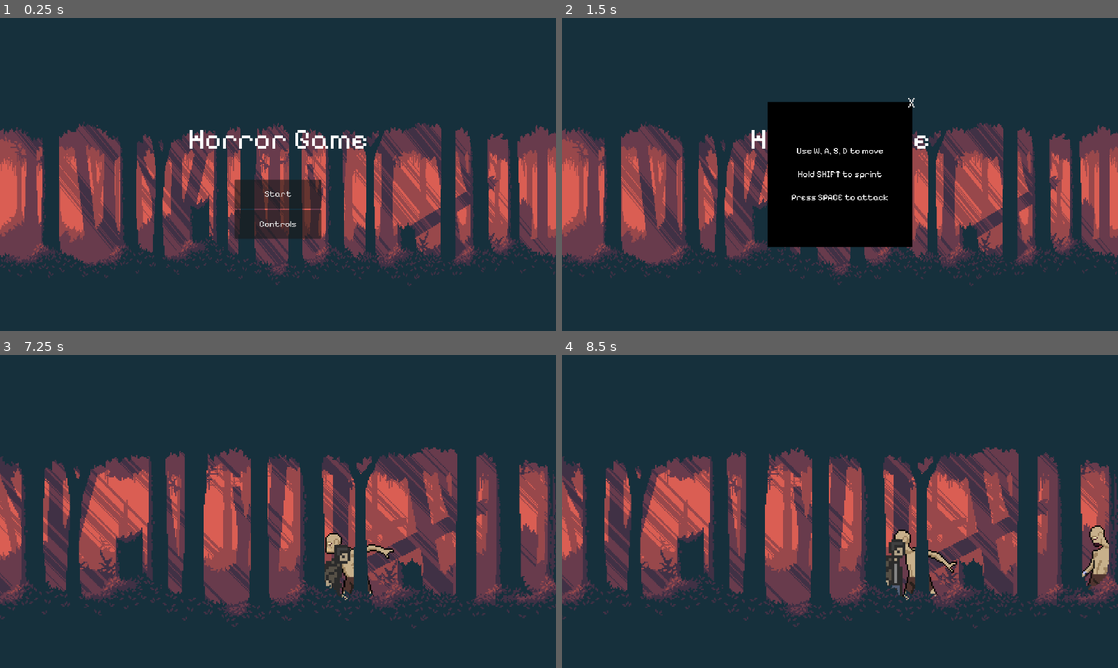
Above: before the commit, frames 1-4 (two rows, left to right).
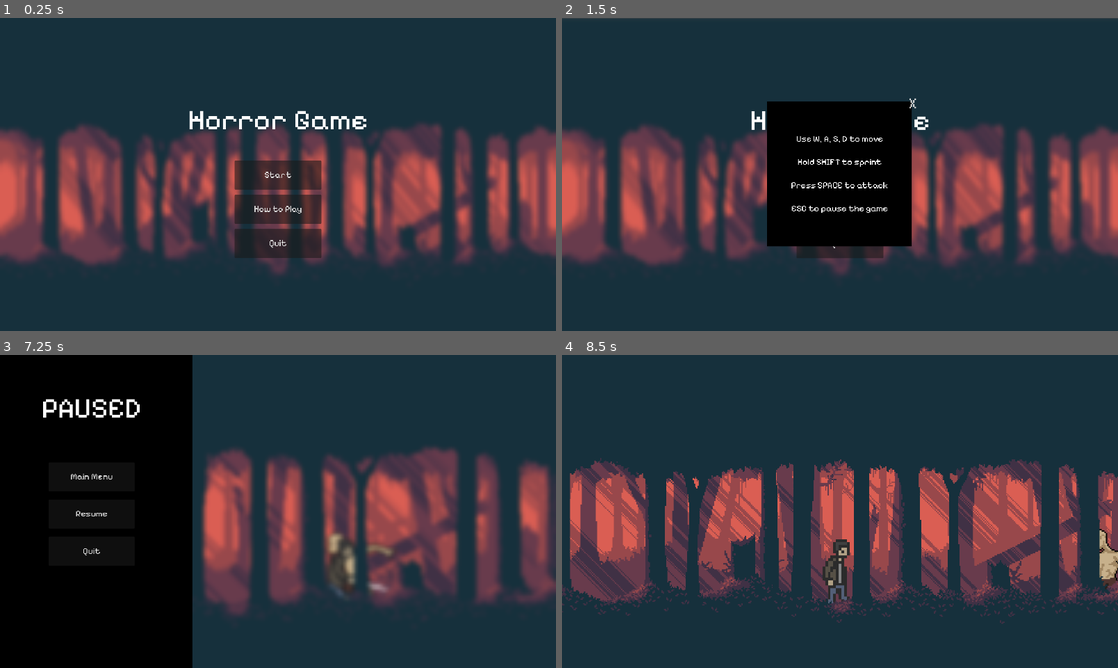
Above: after the commit, the same moments.

Repository: darias-montesino-web/Horror-Game
Game: Godot game, scene res://Scenes/title_screen.tscn
Two runs of this game, one before a commit and one after it. Both use one fixed random seed, a clock stepped at 60 frames per second and the inputs below.
Inputs (mouse positions are in pixels of both pictures, inside the frame that each line leads up to):
- Up to frame 1 (0.25 s): no input
- Up to frame 2 (1.5 s): click "Controls" (after the commit: "How to Play") at 0.5 s; click "Controls" (after the commit: "How to Play") at 1.25 s
- Up to frame 3 (7.25 s): click "X" at 2 s; click "Start" at 2.75 s; tap Enter (ui_accept) at 3.5 s; hold D (right) 3.53-5.03 s; tap Space (attack) at 3.6, 4.35, 5.3, 5.85, 6.6 s; tap W (jump) at 3.77, 4.52, 6.02, 6.77 s; hold A (left) 5.03-5.78 s; hold Shift (run) 5.03-5.78 s; hold D (right) from 5.78 s (still down); tap Escape (pause, bound only after the commit) at 7.15 s
- Up to frame 4 (8.5 s): release D (right) at 7.25 s; click (650, 477) at 7.25 s, where only the run after the commit has a clickable "Main Menu"; click (840, 511) at 8 s, where only the run after the commit has a clickable "Start"

The runs differ from the first frame. In frame 1, 13% of the frame differs, in the area x 0-100%, y 29-86%; in frame 2, 11%; in frame 3, 42%, in the area x 0-100%, y 0-100%; in frame 4, 39%.

Commit message:
Added a working pause menu and updated title screen
the main scene doesn't start again after going from the initial pause menu back to the main menu to start the game again. only works when pausing and then unpausing.

Diff:
--- /dev/null
+++ b/Game_Files/horror-game/Assets/title_screen.gdshader
@@ -0,0 +1,14 @@
+shader_type canvas_item;
+
+uniform sampler2D screen_texture : hint_screen_texture, filter_linear_mipmap;
+uniform float amount: hint_range(0.0, 3);
+
+void fragment() {
+vec4 color = textureLod(screen_texture, SCREEN_UV, amount);
+COLOR = color;
+}
+
+//void light() {
+//	// Called for every pixel for every light affecting the CanvasItem.
+//	// Uncomment to replace the default light processing function with this one.
+//}
--- a/Game_Files/horror-game/Scenes/MainScene.tscn
+++ b/Game_Files/horror-game/Scenes/MainScene.tscn
@@ -1,9 +1,10 @@
-[gd_scene load_steps=9 format=3 uid="uid://csj367gaq7qw6"]
+[gd_scene load_steps=10 format=3 uid="uid://csj367gaq7qw6"]
 
 [ext_resource type="PackedScene" uid="uid://c6q5dg6oain2j" path="res://Scenes/Player.tscn" id="1_hpc76"]
 [ext_resource type="Script" uid="uid://08cwwwdps7d5" path="res://Scenes/main_scene.gd" id="1_q68mp"]
 [ext_resource type="Texture2D" uid="uid://blxjsvbtpxsja" path="res://Assets/ParallaxBG_Assets/parallax-demon-woods-bg.png" id="1_y4jh7"]
 [ext_resource type="Texture2D" uid="uid://c8402abateped" path="res://Assets/ParallaxBG_Assets/parallax-demon-woods-far-trees.png" id="2_q68mp"]
+[ext_resource type="PackedScene" uid="uid://c1cl8o8xgqiby" path="res://Scenes/pause_menu.tscn" id="3_0iob3"]
 [ext_resource type="Texture2D" uid="uid://ba8kple1nvhj3" path="res://Assets/ParallaxBG_Assets/parallax-demon-woods-mid-trees.png" id="3_f140w"]
 [ext_resource type="Texture2D" uid="uid://b3he80r27fybw" path="res://Assets/ParallaxBG_Assets/parallax-demon-woods-close-trees.png" id="5_0iob3"]
 [ext_resource type="PackedScene" uid="uid://bhvbogag465oa" path="res://Scenes/Zombie.tscn" id="5_y4jh7"]
@@ -11,6 +12,7 @@
 [sub_resource type="WorldBoundaryShape2D" id="WorldBoundaryShape2D_tr2i4"]
 
 [node name="Main Scene" type="Node2D"]
+process_mode = 1
 script = ExtResource("1_q68mp")
 enemy = ExtResource("5_y4jh7")
 
@@ -98,4 +100,8 @@
 wait_time = 5.0
 autostart = true
 
+[node name="CanvasLayer" type="CanvasLayer" parent="."]
+
+[node name="Pause Menu" parent="CanvasLayer" instance=ExtResource("3_0iob3")]
+
 [connection signal="timeout" from="Timer" to="." method="_on_timer_timeout"]
--- a/Game_Files/horror-game/controls_menu.tscn
+++ b/Game_Files/horror-game/Scenes/controls_menu.tscn
@@ -1,32 +1,45 @@
-[gd_scene load_steps=7 format=3 uid="uid://bkw7evkslokg6"]
+[gd_scene load_steps=9 format=3 uid="uid://bkw7evkslokg6"]
 
-[ext_resource type="FontFile" uid="uid://cneqieamhf0i0" path="res://Assets/Pixelify_Sans/static/PixelifySans-Regular.ttf" id="1_7yx0y"]
-[ext_resource type="Script" uid="uid://3tfs0d0quwtq" path="res://controls_menu.gd" id="1_v34rh"]
-[ext_resource type="Texture2D" uid="uid://blxjsvbtpxsja" path="res://Assets/ParallaxBG_Assets/parallax-demon-woods-bg.png" id="2_y0nkq"]
-[ext_resource type="Texture2D" uid="uid://c8402abateped" path="res://Assets/ParallaxBG_Assets/parallax-demon-woods-far-trees.png" id="3_b038a"]
-[ext_resource type="Texture2D" uid="uid://ba8kple1nvhj3" path="res://Assets/ParallaxBG_Assets/parallax-demon-woods-mid-trees.png" id="4_veo5k"]
-[ext_resource type="Texture2D" uid="uid://b3he80r27fybw" path="res://Assets/ParallaxBG_Assets/parallax-demon-woods-close-trees.png" id="5_kucdi"]
+[ext_resource type="Script" uid="uid://3tfs0d0quwtq" path="res://Scripts/controls_menu.gd" id="1_0a55l"]
+[ext_resource type="Texture2D" uid="uid://blxjsvbtpxsja" path="res://Assets/ParallaxBG_Assets/parallax-demon-woods-bg.png" id="2_caa00"]
+[ext_resource type="Texture2D" uid="uid://c8402abateped" path="res://Assets/ParallaxBG_Assets/parallax-demon-woods-far-trees.png" id="3_pd686"]
+[ext_resource type="Texture2D" uid="uid://ba8kple1nvhj3" path="res://Assets/ParallaxBG_Assets/parallax-demon-woods-mid-trees.png" id="4_a81rj"]
+[ext_resource type="Texture2D" uid="uid://b3he80r27fybw" path="res://Assets/ParallaxBG_Assets/parallax-demon-woods-close-trees.png" id="5_i82xo"]
+[ext_resource type="FontFile" uid="uid://cneqieamhf0i0" path="res://Assets/Pixelify_Sans/static/PixelifySans-Regular.ttf" id="6_p1xik"]
+[ext_resource type="Shader" uid="uid://drn2pqpk5vulr" path="res://Assets/title_screen.gdshader" id="7_caa00"]
+
+[sub_resource type="ShaderMaterial" id="ShaderMaterial_pd686"]
+shader = ExtResource("7_caa00")
+shader_parameter/amount = 3.0
 
 [node name="ControlsMenu" type="Control"]
 layout_mode = 3
 anchors_preset = 15
 anchor_right = 1.0
 anchor_bottom = 1.0
+offset_left = -2.0
+offset_top = -2.0
+offset_right = -2.0
+offset_bottom = -2.0
 grow_horizontal = 2
 grow_vertical = 2
-script = ExtResource("1_v34rh")
+script = ExtResource("1_0a55l")
 
 [node name="MarginContainer2" type="MarginContainer" parent="."]
 layout_mode = 1
 anchors_preset = 15
 anchor_right = 1.0
 anchor_bottom = 1.0
+offset_left = 2.0
+offset_top = 3.0
+offset_right = 2.0
+offset_bottom = 3.0
 grow_horizontal = 2
 grow_vertical = 2
 
 [node name="Background" type="TextureRect" parent="MarginContainer2"]
 layout_mode = 2
-texture = ExtResource("2_y0nkq")
+texture = ExtResource("2_caa00")
 
 [node name="Background2" type="TextureRect" parent="MarginContainer2/Background"]
 layout_mode = 1
@@ -53,7 +66,13 @@
 anchor_bottom = 1.0
 grow_horizontal = 2
 grow_vertical = 2
-texture = ExtResource("5_kucdi")
+texture = ExtResource("5_i82xo")
+
+[node name="Blur" type="ColorRect" parent="MarginContainer2/Background"]
+material = SubResource("ShaderMaterial_pd686")
+layout_mode = 0
+offset_right = 1920.0
+offset_bottom = 1080.0
 
 [node name="VBoxContainer" type="VBoxContainer" parent="MarginContainer2"]
 custom_minimum_size = Vector2(1000, 500)
@@ -87,18 +106,36 @@
 layout_mode = 2
 size_flags_horizontal = 4
 size_flags_vertical = 4
-theme_override_fonts/font = ExtResource("1_7yx0y")
+theme_override_fonts/font = ExtResource("6_p1xik")
 theme_override_font_sizes/font_size = 30
 text = "Start"
+
+[node name="Separator" type="Control" parent="MarginContainer2/VBoxContainer/VBoxContainer"]
+custom_minimum_size = Vector2(0, 10)
+layout_mode = 2
 
 [node name="ControlsButton" type="Button" parent="MarginContainer2/VBoxContainer/VBoxContainer"]
 custom_minimum_size = Vector2(300, 100)
 layout_mode = 2
 size_flags_horizontal = 4
 size_flags_vertical = 4
-theme_override_fonts/font = ExtResource("1_7yx0y")
+theme_override_fonts/font = ExtResource("6_p1xik")
 theme_override_font_sizes/font_size = 30
-text = "Controls"
+text = "How to Play"
+
+[node name="Separator2" type="Control" parent="MarginContainer2/VBoxContainer/VBoxContainer"]
+custom_minimum_size = Vector2(0, 10)
+layout_mode = 2
+
+[node name="QuitButton" type="Button" parent="MarginContainer2/VBoxContainer/VBoxContainer"]
+process_mode = 3
+custom_minimum_size = Vector2(300, 100)
+layout_mode = 2
+size_flags_horizontal = 4
+size_flags_vertical = 4
+theme_override_fonts/font = ExtResource("6_p1xik")
+theme_override_font_sizes/font_size = 30
+text = "Quit"
 
 [node name="MarginContainer" type="MarginContainer" parent="."]
 layout_mode = 1
@@ -120,31 +157,36 @@
 anchors_preset = 15
 anchor_right = 1.0
 anchor_bottom = 1.0
+offset_left = 1.0
+offset_right = 1.0
 grow_horizontal = 2
 grow_vertical = 2
 size_flags_horizontal = 3
 size_flags_vertical = 3
-theme_override_fonts/font = ExtResource("1_7yx0y")
+theme_override_fonts/font = ExtResource("6_p1xik")
 theme_override_font_sizes/font_size = 30
 text = "Use W, A, S, D to move
 
 Hold SHIFT to sprint
 
-Press SPACE to attack"
+Press SPACE to attack
+
+ESC to pause the game"
 horizontal_alignment = 1
 vertical_alignment = 1
 
 [node name="Button" type="Button" parent="MarginContainer/ColorRect"]
+process_mode = 3
 layout_mode = 1
 anchors_preset = -1
 anchor_left = 1.0
 anchor_right = 1.0
-offset_left = -22.0
-offset_top = -32.0
-offset_right = 15.0
-offset_bottom = 36.0
+offset_left = -16.0
+offset_top = -28.0
+offset_right = 21.0
+offset_bottom = 40.0
 grow_horizontal = 0
-theme_override_fonts/font = ExtResource("1_7yx0y")
+theme_override_fonts/font = ExtResource("6_p1xik")
 theme_override_font_sizes/font_size = 50
 text = "X"
 flat = true
--- a/Game_Files/horror-game/Scenes/main_scene.gd
+++ b/Game_Files/horror-game/Scenes/main_scene.gd
@@ -9,3 +9,5 @@
 	ene.global_position = spawner1.global_position
 	add_child(ene)
 	$Timer.start()
+
+	get_tree().paused = false
--- /dev/null
+++ b/Game_Files/horror-game/Scenes/pause_menu.tscn
@@ -0,0 +1,100 @@
+[gd_scene load_steps=5 format=3 uid="uid://c1cl8o8xgqiby"]
+
+[ext_resource type="FontFile" uid="uid://cneqieamhf0i0" path="res://Assets/Pixelify_Sans/static/PixelifySans-Regular.ttf" id="1_hdmo1"]
+[ext_resource type="Script" uid="uid://bas86nxob3oxk" path="res://pause_menu.gd" id="1_nwcfo"]
+[ext_resource type="Shader" uid="uid://drn2pqpk5vulr" path="res://Assets/title_screen.gdshader" id="3_1och7"]
+
+[sub_resource type="ShaderMaterial" id="ShaderMaterial_bpi0q"]
+shader = ExtResource("3_1och7")
+shader_parameter/amount = 3.0
+
+[node name="Pause Menu" type="Control"]
+process_mode = 3
+visible = false
+layout_mode = 3
+anchors_preset = 15
+anchor_right = 1.0
+anchor_bottom = 1.0
+grow_horizontal = 2
+grow_vertical = 2
+scale = Vector2(0.9993789, 0.99692595)
+script = ExtResource("1_nwcfo")
+
+[node name="MarginContainer" type="MarginContainer" parent="."]
+layout_mode = 1
+anchors_preset = 15
+anchor_right = 1.0
+anchor_bottom = 1.0
+grow_horizontal = 2
+grow_vertical = 2
+scale = Vector2(0.9912583, 1.0048234)
+
+[node name="Blur" type="ColorRect" parent="MarginContainer"]
+material = SubResource("ShaderMaterial_bpi0q")
+custom_minimum_size = Vector2(1980, 1080)
+layout_mode = 2
+size_flags_horizontal = 0
+size_flags_vertical = 3
+color = Color(0, 0, 0, 1)
+
+[node name="Side Menu" type="ColorRect" parent="MarginContainer"]
+custom_minimum_size = Vector2(700, 0)
+layout_mode = 2
+size_flags_horizontal = 0
+size_flags_vertical = 3
+color = Color(0, 0, 0, 1)
+
+[node name="VBoxContainer" type="VBoxContainer" parent="MarginContainer/Side Menu"]
+custom_minimum_size = Vector2(700, 0)
+layout_mode = 0
+offset_right = 700.0
+offset_bottom = 1080.0
+size_flags_horizontal = 0
+
+[node name="Label" type="Label" parent="MarginContainer/Side Menu/VBoxContainer"]
+layout_mode = 2
+theme_override_fonts/font = ExtResource("1_hdmo1")
+theme_override_font_sizes/font_size = 100
+text = "
+PAUSED
+"
+horizontal_alignment = 1
+
+[node name="MainMenuButton" type="Button" parent="MarginContainer/Side Menu/VBoxContainer"]
+custom_minimum_size = Vector2(300, 100)
+layout_mode = 2
+size_flags_horizontal = 4
+size_flags_vertical = 4
+theme_override_fonts/font = ExtResource("1_hdmo1")
+theme_override_font_sizes/font_size = 30
+text = "Main Menu"
+
+[node name="Separator2" type="Control" parent="MarginContainer/Side Menu/VBoxContainer"]
+custom_minimum_size = Vector2(0, 20)
+layout_mode = 2
+
+[node name="ResumeButton" type="Button" parent="MarginContainer/Side Menu/VBoxContainer"]
+custom_minimum_size = Vector2(300, 100)
+layout_mode = 2
+size_flags_horizontal = 4
+size_flags_vertical = 4
+theme_override_fonts/font = ExtResource("1_hdmo1")
+theme_override_font_sizes/font_size = 30
+text = "Resume"
+
+[node name="Separator3" type="Control" parent="MarginContainer/Side Menu/VBoxContainer"]
+custom_minimum_size = Vector2(0, 20)
+layout_mode = 2
+
+[node name="QuitButton" type="Button" parent="MarginContainer/Side Menu/VBoxContainer"]
+custom_minimum_size = Vector2(300, 100)
+layout_mode = 2
+size_flags_horizontal = 4
+size_flags_vertical = 4
+theme_override_fonts/font = ExtResource("1_hdmo1")
+theme_override_font_sizes/font_size = 30
+text = "Quit"
+
+[connection signal="pressed" from="MarginContainer/Side Menu/VBoxContainer/MainMenuButton" to="." method="_on_main_menu_button_pressed"]
+[connection signal="pressed" from="MarginContainer/Side Menu/VBoxContainer/ResumeButton" to="." method="_on_resume_button_pressed"]
+[connection signal="pressed" from="MarginContainer/Side Menu/VBoxContainer/QuitButton" to="." method="_on_quit_button_pressed"]
--- a/Game_Files/horror-game/Scenes/title_screen.tscn
+++ b/Game_Files/horror-game/Scenes/title_screen.tscn
@@ -1,11 +1,16 @@
-[gd_scene load_steps=7 format=3 uid="uid://ts5rkau7n6wu"]
+[gd_scene load_steps=9 format=3 uid="uid://ts5rkau7n6wu"]
 
 [ext_resource type="Script" uid="uid://p5d15t3g6feb" path="res://Scripts/title_screen.gd" id="1_12m1t"]
 [ext_resource type="Texture2D" uid="uid://blxjsvbtpxsja" path="res://Assets/ParallaxBG_Assets/parallax-demon-woods-bg.png" id="2_6vd4x"]
 [ext_resource type="Texture2D" uid="uid://c8402abateped" path="res://Assets/ParallaxBG_Assets/parallax-demon-woods-far-trees.png" id="3_n82rj"]
 [ext_resource type="Texture2D" uid="uid://ba8kple1nvhj3" path="res://Assets/ParallaxBG_Assets/parallax-demon-woods-mid-trees.png" id="4_0061g"]
 [ext_resource type="Texture2D" uid="uid://b3he80r27fybw" path="res://Assets/ParallaxBG_Assets/parallax-demon-woods-close-trees.png" id="5_8mikk"]
+[ext_resource type="Shader" uid="uid://drn2pqpk5vulr" path="res://Assets/title_screen.gdshader" id="6_6vd4x"]
 [ext_resource type="FontFile" uid="uid://cneqieamhf0i0" path="res://Assets/Pixelify_Sans/static/PixelifySans-Regular.ttf" id="6_sqelc"]
+
+[sub_resource type="ShaderMaterial" id="ShaderMaterial_n82rj"]
+shader = ExtResource("6_6vd4x")
+shader_parameter/amount = 3.0
 
 [node name="TitleScreen" type="Control"]
 layout_mode = 3
@@ -55,6 +60,12 @@
 grow_vertical = 2
 texture = ExtResource("5_8mikk")
 
+[node name="ColorRect" type="ColorRect" parent="MarginContainer/Background"]
+material = SubResource("ShaderMaterial_n82rj")
+layout_mode = 0
+offset_right = 1920.0
+offset_bottom = 1080.0
+
 [node name="VBoxContainer" type="VBoxContainer" parent="MarginContainer"]
 custom_minimum_size = Vector2(1000, 500)
 layout_mode = 2
@@ -83,6 +94,7 @@
 layout_mode = 2
 
 [node name="StartButton" type="Button" parent="MarginContainer/VBoxContainer/VBoxContainer"]
+process_mode = 3
 custom_minimum_size = Vector2(300, 100)
 layout_mode = 2
 size_flags_horizontal = 4
@@ -91,14 +103,34 @@
 theme_override_font_sizes/font_size = 30
 text = "Start"
 
+[node name="Separator" type="Control" parent="MarginContainer/VBoxContainer/VBoxContainer"]
+custom_minimum_size = Vector2(0, 10)
+layout_mode = 2
+
 [node name="ControlsButton" type="Button" parent="MarginContainer/VBoxContainer/VBoxContainer"]
+process_mode = 3
 custom_minimum_size = Vector2(300, 100)
 layout_mode = 2
 size_flags_horizontal = 4
 size_flags_vertical = 4
 theme_override_fonts/font = ExtResource("6_sqelc")
 theme_override_font_sizes/font_size = 30
-text = "Controls"
+text = "How to Play"
+
+[node name="Separator2" type="Control" parent="MarginContainer/VBoxContainer/VBoxContainer"]
+custom_minimum_size = Vector2(0, 10)
+layout_mode = 2
+
+[node name="QuitButton" type="Button" parent="MarginContainer/VBoxContainer/VBoxContainer"]
+process_mode = 3
+custom_minimum_size = Vector2(300, 100)
+layout_mode = 2
+size_flags_horizontal = 4
+size_flags_vertical = 4
+theme_override_fonts/font = ExtResource("6_sqelc")
+theme_override_font_sizes/font_size = 30
+text = "Quit"
 
 [connection signal="pressed" from="MarginContainer/VBoxContainer/VBoxContainer/StartButton" to="." method="_on_start_button_pressed"]
 [connection signal="pressed" from="MarginContainer/VBoxContainer/VBoxContainer/ControlsButton" to="." method="_on_controls_button_pressed"]
+[connection signal="pressed" from="MarginContainer/VBoxContainer/VBoxContainer/QuitButton" to="." method="_on_quit_button_pressed"]
--- /dev/null
+++ b/Game_Files/horror-game/Scripts/controls_menu.gd
@@ -0,0 +1,5 @@
+extends Control
+
+
+func _on_button_pressed() -> void:
+	get_tree().change_scene_to_file("res://Scenes/title_screen.tscn")
--- a/Game_Files/horror-game/Scripts/title_screen.gd
+++ b/Game_Files/horror-game/Scripts/title_screen.gd
@@ -2,8 +2,14 @@
 
 
 func _on_start_button_pressed() -> void:
-	get_tree().change_scene_to_file("res://Scenes/MainScene.tscn")# Replace with function body.
+	get_tree().change_scene_to_file("res://Scenes/MainScene.tscn")
 
 
 func _on_controls_button_pressed() -> void:
-	get_tree().change_scene_to_file("res://controls_menu.tscn") # Replace with function body.
+	get_tree().change_scene_to_file("res://Scenes/controls_menu.tscn")
+
+
+
+
+func _on_quit_button_pressed() -> void:
+	get_tree().quit()
--- a/Game_Files/horror-game/controls_menu.gd
+++ /dev/null
@@ -1,5 +0,0 @@
-extends Control
-
-
-func _on_button_pressed() -> void:
-	get_tree().change_scene_to_file("res://Scenes/title_screen.tscn") # Replace with function body.
--- /dev/null
+++ b/Game_Files/horror-game/pause_menu.gd
@@ -0,0 +1,30 @@
+extends Control
+
+var _is_paused:bool = false:
+	set = set_paused
+
+
+
+func _unhandled_input(event: InputEvent) -> void:
+		if event.is_action_pressed("pause"):
+			_is_paused = !_is_paused
+
+
+
+func set_paused(value:bool) ->void:
+	_is_paused = value
+	get_tree().paused = _is_paused
+	visible = _is_paused
+
+
+func _on_main_menu_button_pressed() -> void:
+	get_tree().change_scene_to_file("res://Scenes/title_screen.tscn")
+
+
+
+func _on_resume_button_pressed() -> void:
+	_is_paused = false
+
+
+func _on_quit_button_pressed() -> void:
+	get_tree().quit()
--- a/Game_Files/horror-game/project.godot
+++ b/Game_Files/horror-game/project.godot
@@ -58,6 +58,11 @@
 "events": [Object(InputEventKey,"resource_local_to_scene":false,"resource_name":"","device":-1,"window_id":0,"alt_press …(191 unchanged characters)…
 ]
 }
+pause={
+"deadzone": 0.2,
+"events": [Object(InputEventKey,"resource_local_to_scene":false,"resource_name":"","device":0,"window_id":0,"alt_pressed":false,"shift_pressed":false,"ctrl_pressed":false,"meta_pressed":false,"pressed":false,"keycode":0,"physical_keycode":4194305,"key_label":0,"unicode":0,"location":0,"echo":false,"script":null)
+]
+}
 
 [rendering]
 
Not shown, added: Game_Files/horror-game/Assets/title_screen.gdshader.uid
Not shown: 3 places in Game_Files/horror-game/Scenes/controls_menu.tscn that only renumber resources
Renamed: Game_Files/horror-game/controls_menu.gd.uid -> Game_Files/horror-game/Scripts/controls_menu.gd.uid
Not shown, added: Game_Files/horror-game/pause_menu.gd.uid
